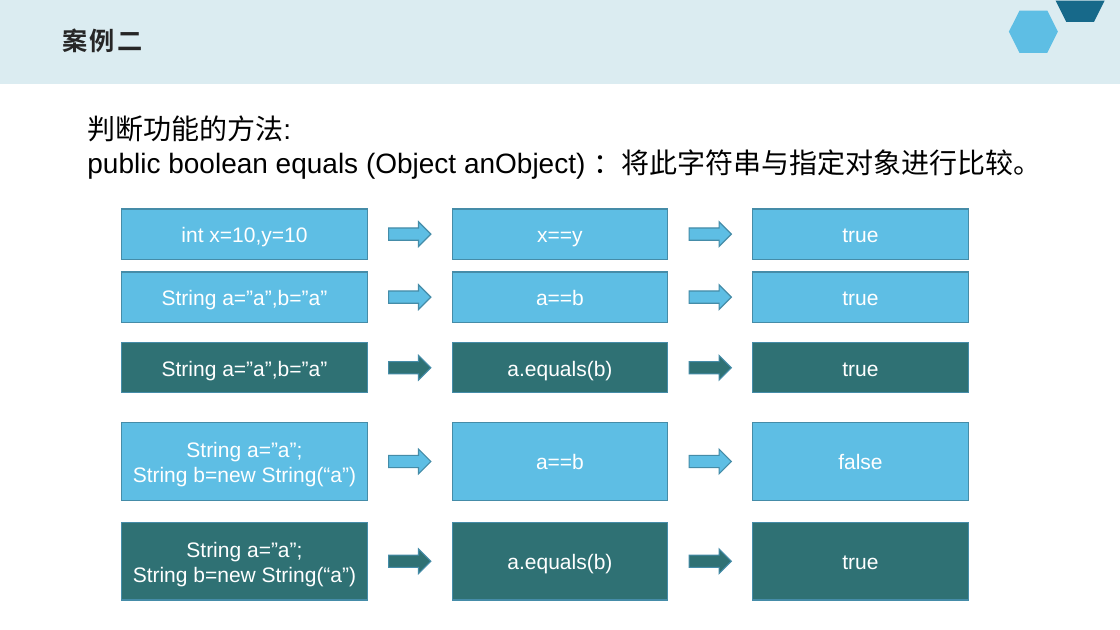
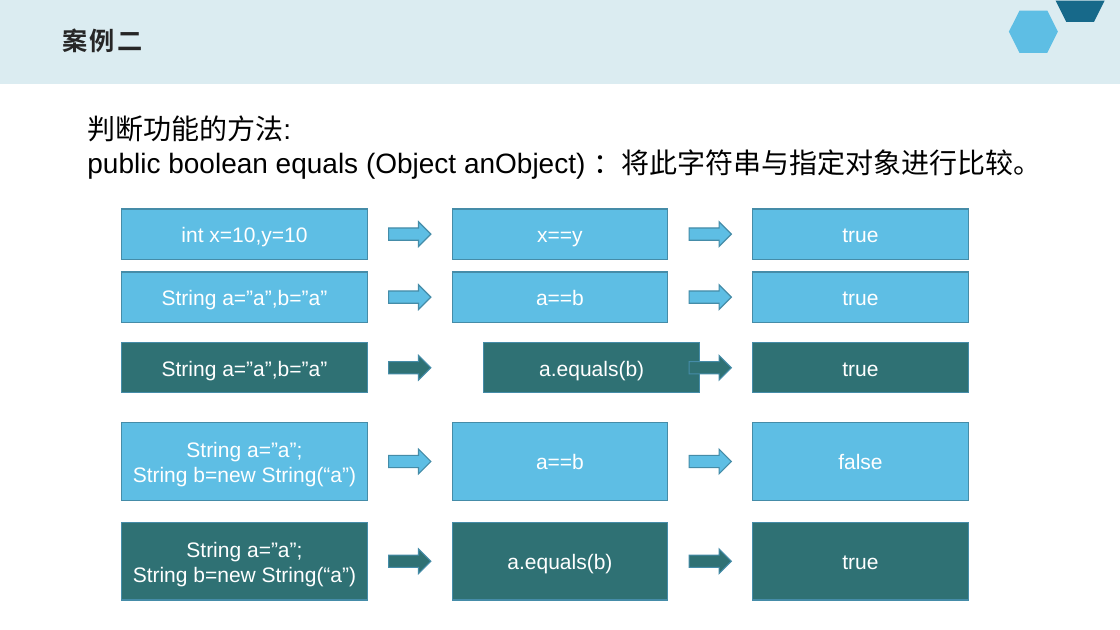
Before and after one commit to Xyt18666/study, a slide deck: slide 4 of 2021_study/classify/1.Java/ppt/9.String类、Arrays类、Math类.pptx. Drawn at 1120x630 pixels with LibreOffice and Linux fonts; fonts in the diff are those of the drawing. Boxes give left, top, right and bottom in pixels: in the first picture for what was removed or moved away, otherwise in the second. Text is boxed around its words. In the diff, an @@ line names an element or a change of style, - is before the commit and + after.

```diff
--- a/2021_study/classify/1.Java/ppt/9.String类、Arrays类、Math类.pptx
+++ b/2021_study/classify/1.Java/ppt/9.String类、Arrays类、Math类.pptx
@@ rectangle "a.equals(b)" moved from (x1=452, y1=343, x2=668, y2=393) to (x1=484, y1=343, x2=700, y2=393) @@
```
Also in this commit, not shown: 3 other slides changed, 22 other files.
